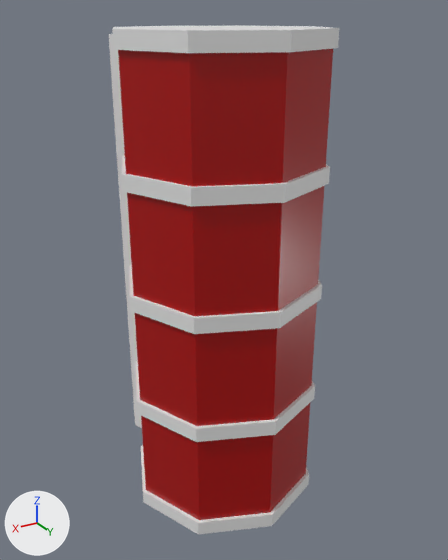
A saved change to the glTF model assets/silo.gltf.
Rendered twice from a camera (50 mm lens) standing at (3.84, 6.45, 6.25) and looking at (-0.12, -0.15, 2.95). Every picture has the same lights, and +X, +Y and +Z are marked at lower left. Where no turn or scale is listed for an object, it has been applied to the vertices.

The older version as bpy lines, for what is in view:
```python
me_cylinder_002 = bpy.data.meshes.new('Cylinder.002')
me_cylinder_002.from_pydata(...)  # an 8-sided cylinder along z spanning x -1.3..1.3, y -1.3..1.3, z -0.1..0.1
me_cylinder_002.materials.append(mat_material_001)  # white #e7e7e7
me_cylinder_004 = bpy.data.meshes.new('Cylinder.004')
me_cylinder_004.from_pydata(...)  # an 8-sided cylinder along z spanning x -1.3..1.3, y -1.3..1.3, z -0.1..0.1
me_cylinder_004.materials.append(mat_material_001)  # white #e7e7e7
me_cylinder_005 = bpy.data.meshes.new('Cylinder.005')
me_cylinder_005.from_pydata(...)  # an 8-sided cylinder along z spanning x -1.3..1.3, y -1.3..1.3, z -0.1..0.1
me_cylinder_005.materials.append(mat_material_001)  # white #e7e7e7
me_cylinder_006 = bpy.data.meshes.new('Cylinder.006')
me_cylinder_006.from_pydata(...)  # an 8-sided cylinder along z spanning x -1.3..1.3, y -1.3..1.3, z -0.1..0.1
me_cylinder_006.materials.append(mat_material_001)  # white #e7e7e7
ob_cylinder_001 = bpy.data.objects.new('Cylinder.001', me_cylinder_002)
ob_cylinder_001.location = (0.0, 0.0, 0.0)
ob_cylinder_003 = bpy.data.objects.new('Cylinder.003', me_cylinder_004)
ob_cylinder_003.location = (0.0, 0.0, 3.0)
ob_cylinder_004 = bpy.data.objects.new('Cylinder.004', me_cylinder_005)
ob_cylinder_004.location = (0.0, 0.0, 1.5)
ob_cylinder_005 = bpy.data.objects.new('Cylinder.005', me_cylinder_006)
ob_cylinder_005.location = (0.0, 0.0, 4.5)
# also in view: 'Cylinder.002' at (0.0, 0.0, 6.0); 'Cylinder' at (0.0, 0.0, 3.0); 'Cylinder.006' at (0.53, -1.6, 3.0)
```
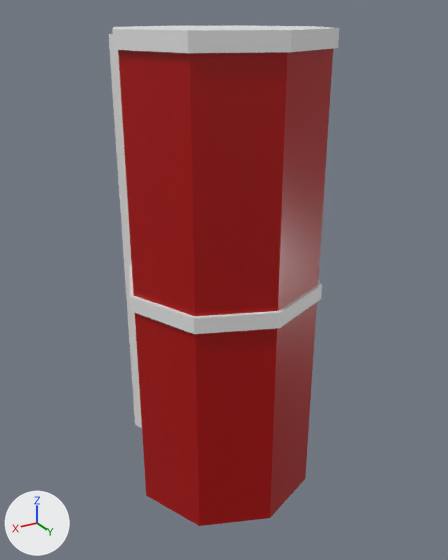
The change, as a list of edits to the scene's bpy script:
```text
Remove ob_cylinder_001:
    ob_cylinder_001 = bpy.data.objects.new('Cylinder.001', me_cylinder_002)
    ob_cylinder_001.location = (0.0, 0.0, 0.0)
Remove ob_cylinder_004:
    ob_cylinder_004 = bpy.data.objects.new('Cylinder.004', me_cylinder_005)
    ob_cylinder_004.location = (0.0, 0.0, 1.5)
Remove ob_cylinder_005:
    ob_cylinder_005 = bpy.data.objects.new('Cylinder.005', me_cylinder_006)
    ob_cylinder_005.location = (0.0, 0.0, 4.5)
```

Where the change shows, as pixel boxes (x1, y1, x2, y2) in the pictures (448 x 560 px):
'Cylinder.005', deleted: before (122, 155, 330, 207)
'Cylinder.004', deleted: before (135, 361, 315, 442)
'Cylinder.001', deleted: before (141, 445, 309, 535)
